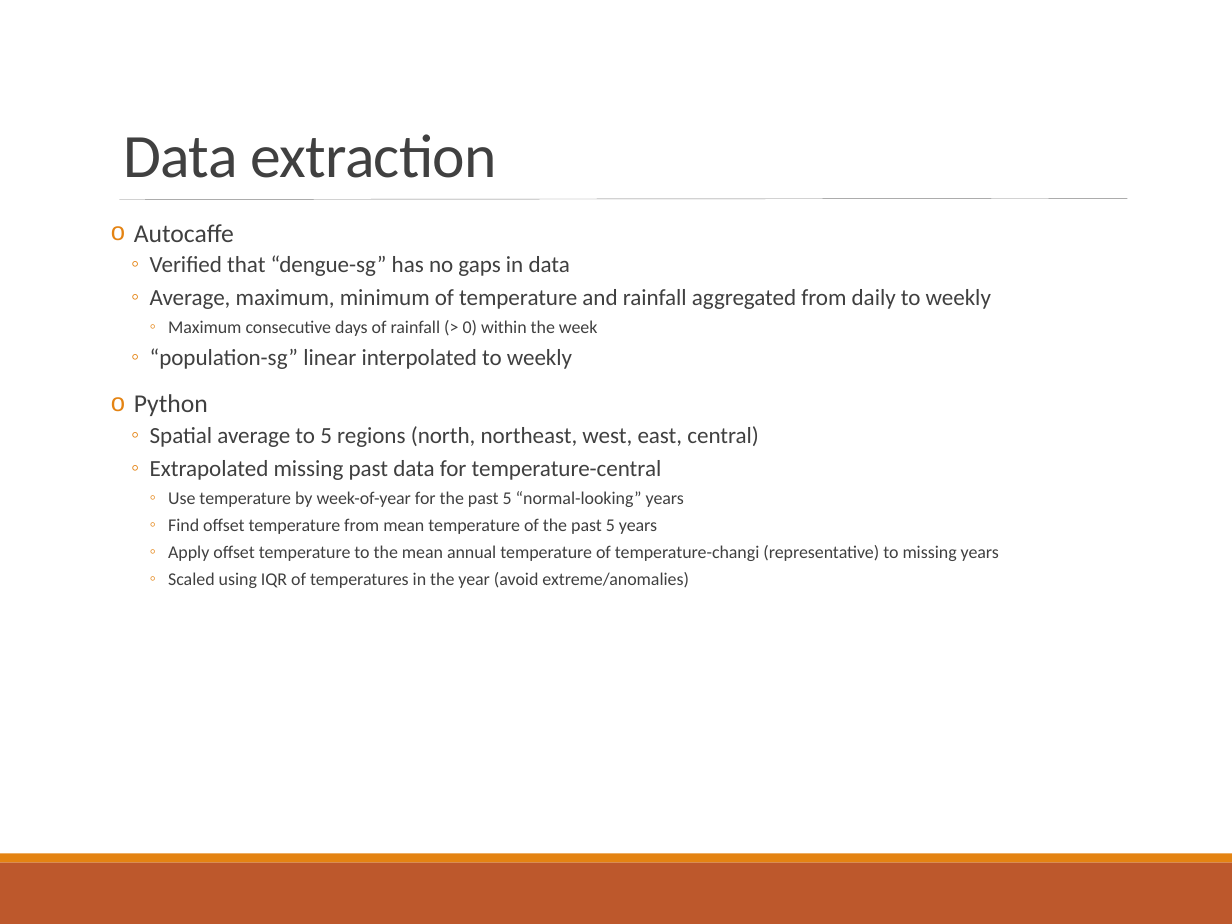
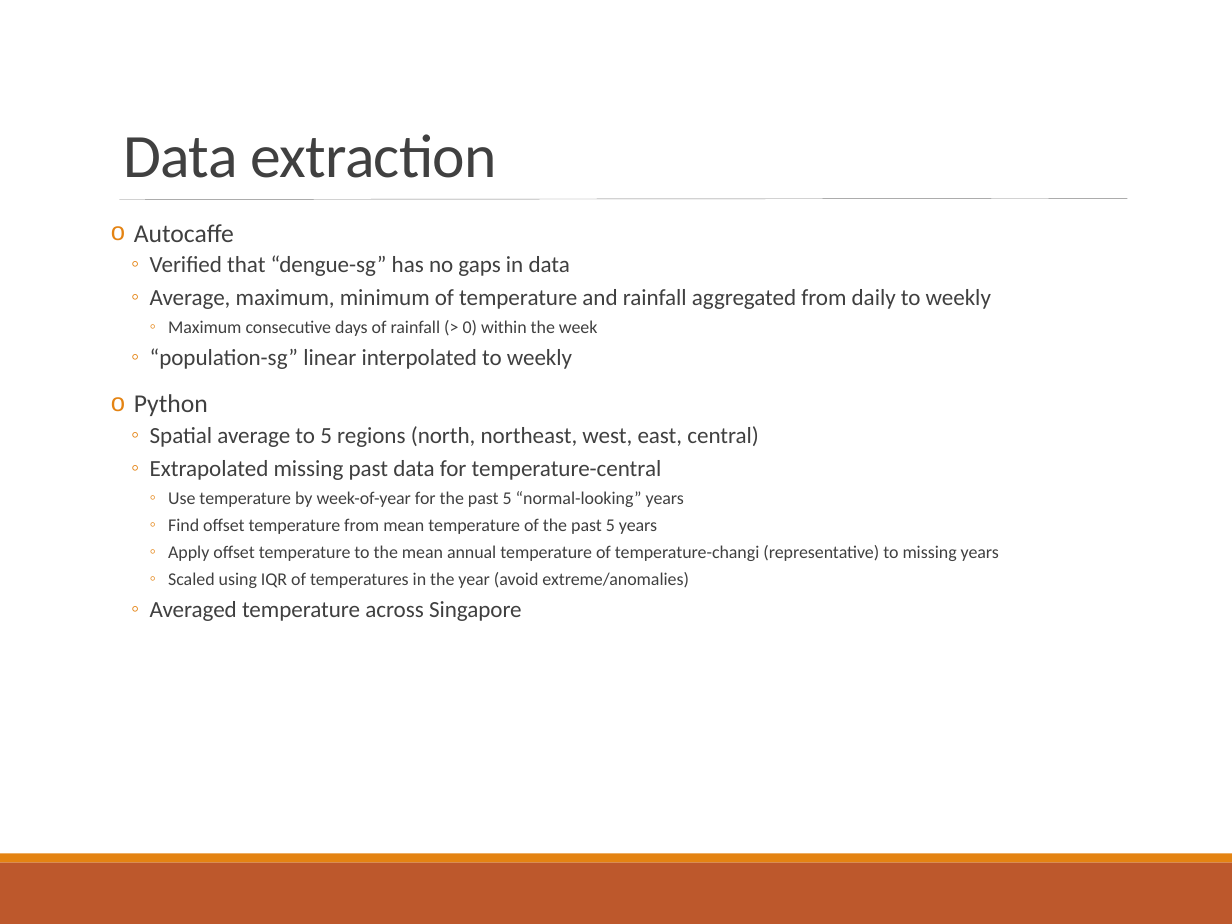
Before and after one commit to mammothb/personal, a slide deck: slide 2 of datathon/workflow.pptx. Drawn at 1232x924 pixels with LibreOffice and Linux fonts; fonts in the diff are those of the drawing. Boxes give left, top, right and bottom in pixels: in the first picture for what was removed or moved away, otherwise in the second. Text is boxed around its words. In the diff, an @@ line names an element or a change of style, - is before the commit and + after.

```diff
--- a/datathon/workflow.pptx
+++ b/datathon/workflow.pptx
@@ text at (150,601,522,621): paragraph added @@
+  ◦ Averaged temperature across Singapore
```
Also in this commit, not shown: 1 other slide changed, 5 other files.
